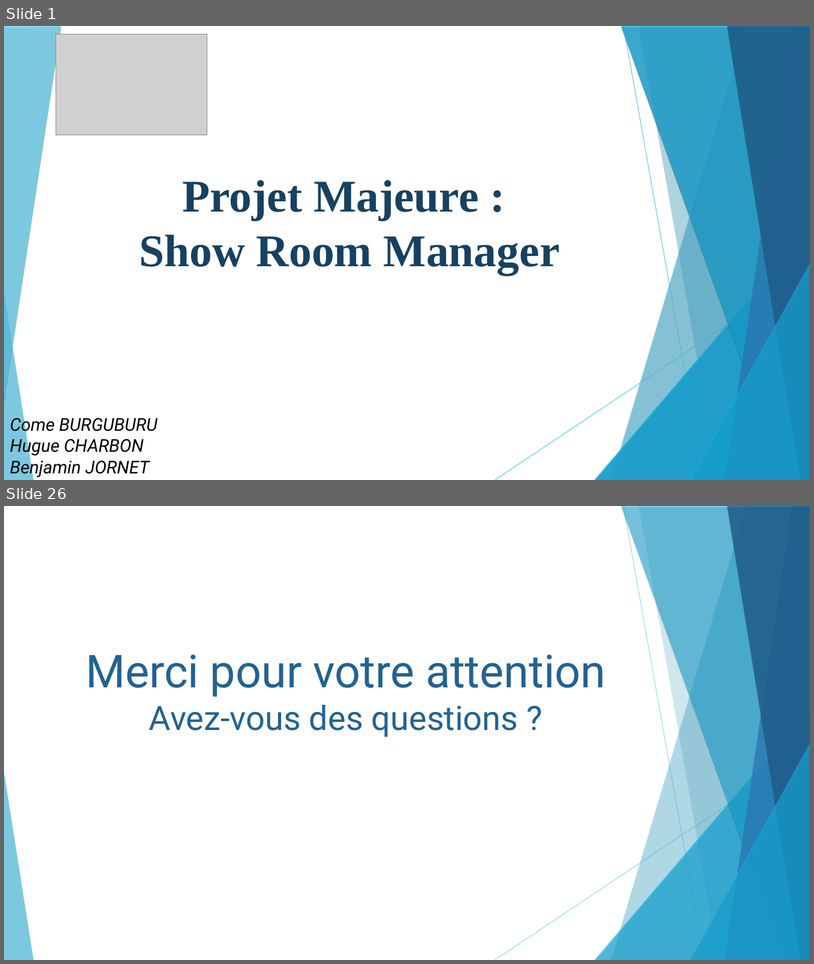
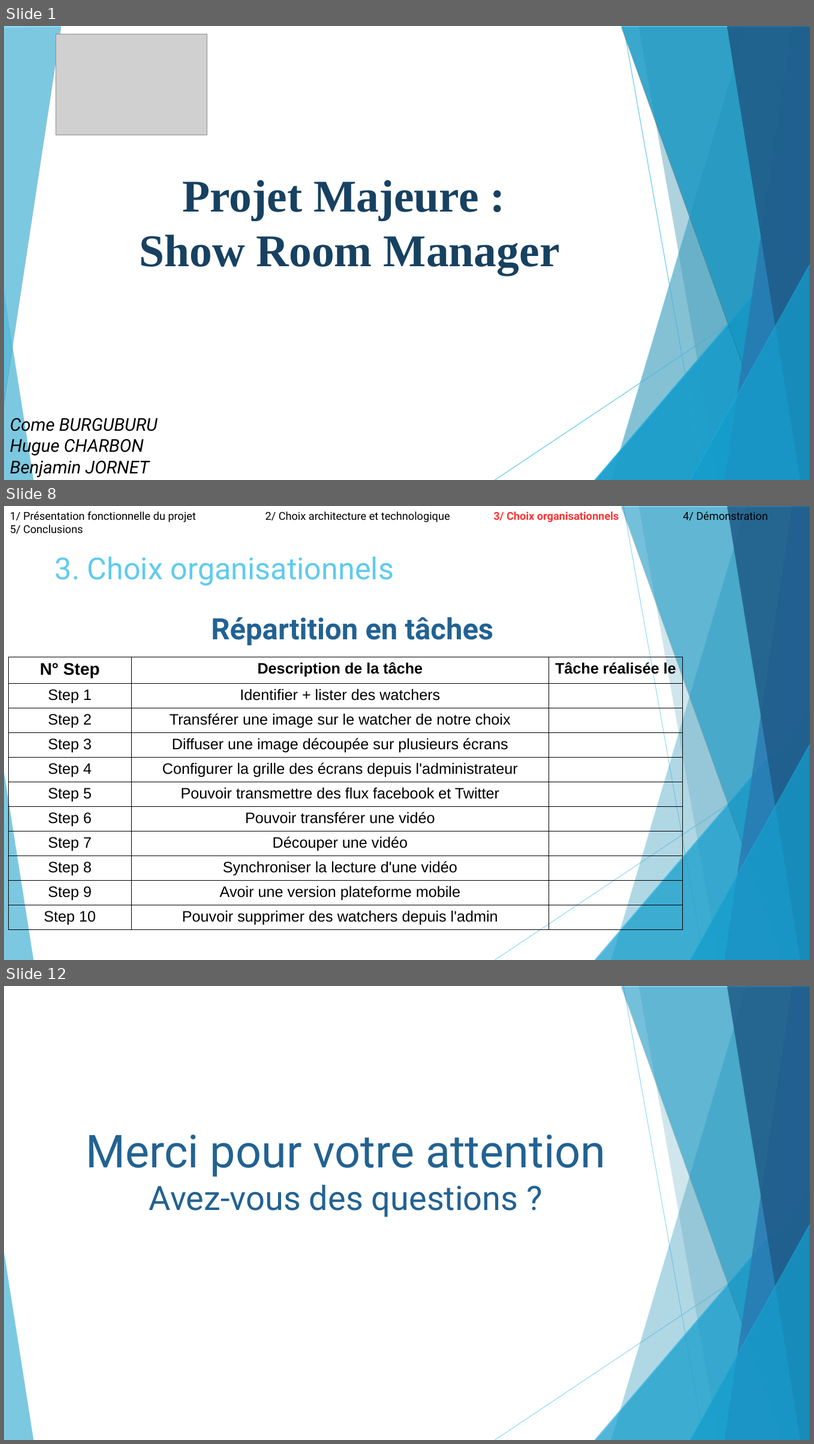
Before and after one commit to ComeBurguburu/AmbianceShowRoom, a slide deck: docs/Presentation orale.odp. Shown one above the other, each under a label of ours: slides 1 and 26 before the commit, slides 1, 8 and 12 after it; the slides between them are not shown. The pictures are 814x964 and 814x1444 pixels, drawn with LibreOffice and Linux fonts; fonts in the diff are those of the drawing; grey boxes stand for pictures. Boxes give left, top, right and bottom in pixels: in the first picture for what was removed or moved away, otherwise in the second. Text is boxed around its words. In the diff, an @@ line names an element or a change of style, - is before the commit and + after.

```diff
--- a/docs/Presentation orale.odp
+++ b/docs/Presentation orale.odp
@@ slide 8 added at [4,506,810,960], background #FFFFFF; not listed: 10 template elements that a slide beside it also shows @@
@@ text added at [10,510,768,523], 13 pt, text #000000 @@
+1/ Présentation fonctionnelle du projet 2/ Choix architecture et technologique 3/ Choix organisationnels 4/ Démonstration 5/ Conclusions
@@ title added at [55,556,394,586], 36 pt, text #5FCBEF @@
+3. Choix organisationnels
@@ text added at [211,617,494,645], 35 pt, text #226292, bold @@
+Répartition en tâches
@@ table added at [8,657,683,929], 11 rows, 3 columns @@
+N° Step | Description de la tâche | Tâche réalisée le
+Step 1 | Identifier + lister des watchers | 
+Step 2 | Transférer une image sur le watcher de notre choix | 
+Step 3 | Diffuser une image découpée sur plusieurs écrans | 
+Step 4 | Configurer la grille des écrans depuis l'administrateur | 
+Step 5 | Pouvoir transmettre des flux facebook et Twitter | 
+Step 6 | Pouvoir transférer une vidéo | 
+Step 7 | Découper une vidéo | 
+Step 8 | Synchroniser la lecture d'une vidéo | 
+Step 9 | Avoir une version plateforme mobile | 
+Step 10 | Pouvoir supprimer des watchers depuis l'admin | 
@@ what was slide 26 is now slide 12 @@
```
Also in this commit, not shown: 3 slides changed, 6 other slides added, 21 slides removed, 5 other files.
